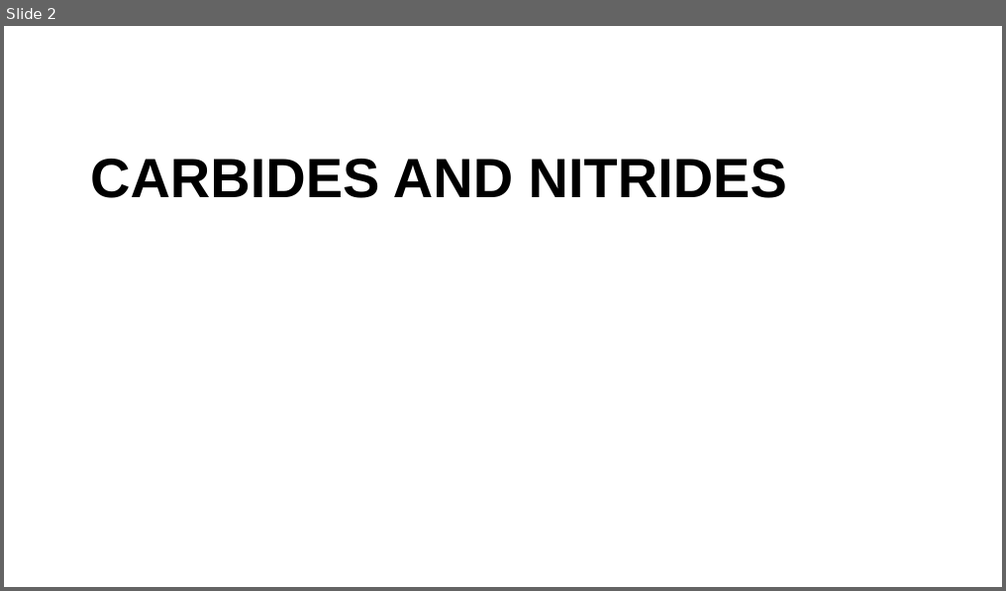
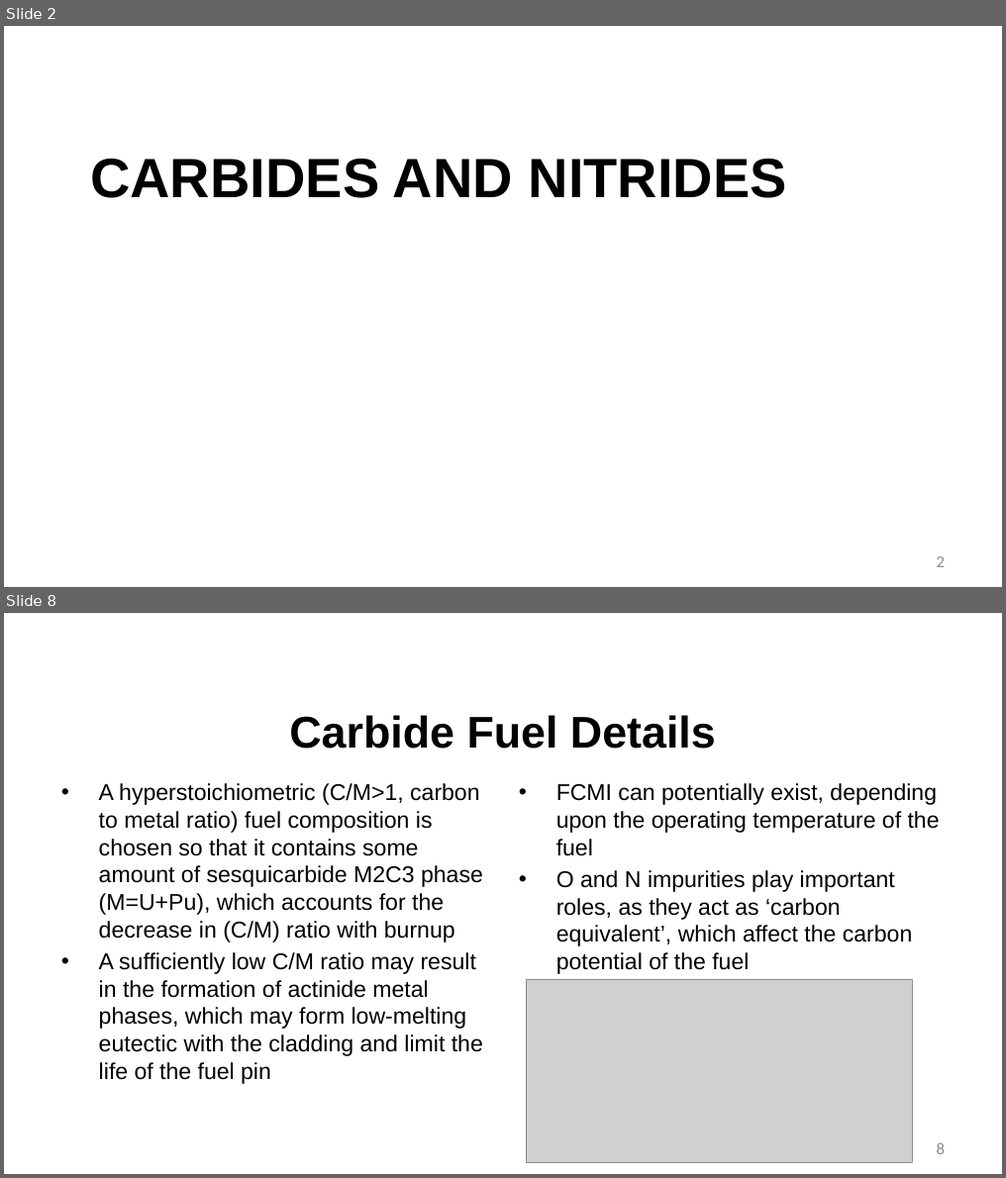
Before and after one commit to benbeeler/TEACHING, a slide deck: Advanced Reactor Materials/LecX_carbide_nitride.pptx. Shown one above the other, each under a label of ours: slide 2 before the commit, slides 2 and 8 after it; the slides between them are not shown. The pictures are 1006x591 and 1006x1178 pixels, drawn with LibreOffice and Linux fonts; fonts in the diff are those of the drawing; grey boxes stand for pictures; background and template pictures are left out. Boxes give left, top, right and bottom in pixels: in the first picture for what was removed or moved away, otherwise in the second. Text is boxed around its words. In the diff, an @@ line names an element or a change of style, - is before the commit and + after.

```diff
--- a/Advanced Reactor Materials/LecX_carbide_nitride.pptx
+++ b/Advanced Reactor Materials/LecX_carbide_nitride.pptx
@@ slide 8 added at (4, 613, 1002, 1174), background #FFFFFF @@
@@ title added at (289, 715, 716, 749), 42.7 pt, text #000000, bold @@
+Carbide Fuel Details
@@ text added at (99, 783, 483, 1084), 22 pt, text #000000 @@
+• A hyperstoichiometric (C/M>1, carbon to metal ratio) fuel composition is chosen so that it contains some amount of sesquicarbide M2C3 phase (M=U+Pu), which accounts for the decrease in (C/M) ratio with burnup
+• A sufficiently low C/M ratio may result in the formation of actinide metal phases, which may form low-melting eutectic with the cladding and limit the life of the fuel pin
@@ text added at (556, 783, 940, 974), 22 pt, text #000000 @@
+• FCMI can potentially exist, depending upon the operating temperature of the fuel
+• O and N impurities play important roles, as they act as ‘carbon equivalent’, which affect the carbon potential of the fuel
@@ picture added at (527, 980, 912, 1163) @@
@@ page number added at (937, 1143, 944, 1155), 16 pt, text #8C8C8C @@
+8
@@ slide 2 changed as well @@
@@ page number added at (937, 557, 944, 568), 16 pt, text #8C8C8C @@
+2
```
Also in this commit, not shown: 1 other slide changed, 8 other slides added, 2 other files.
